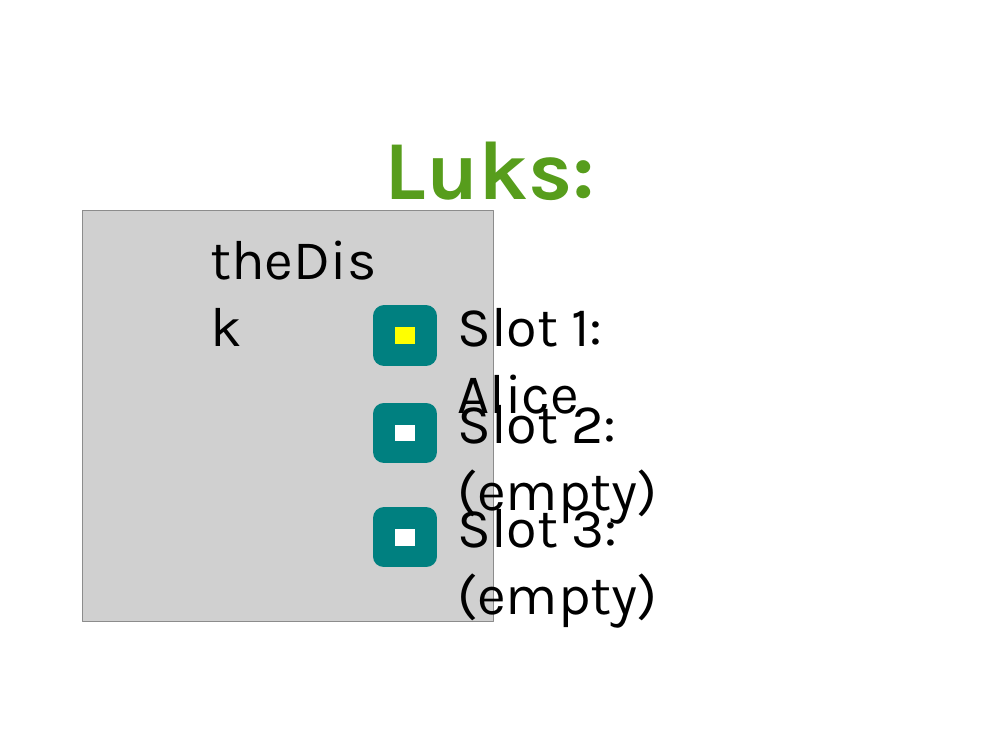
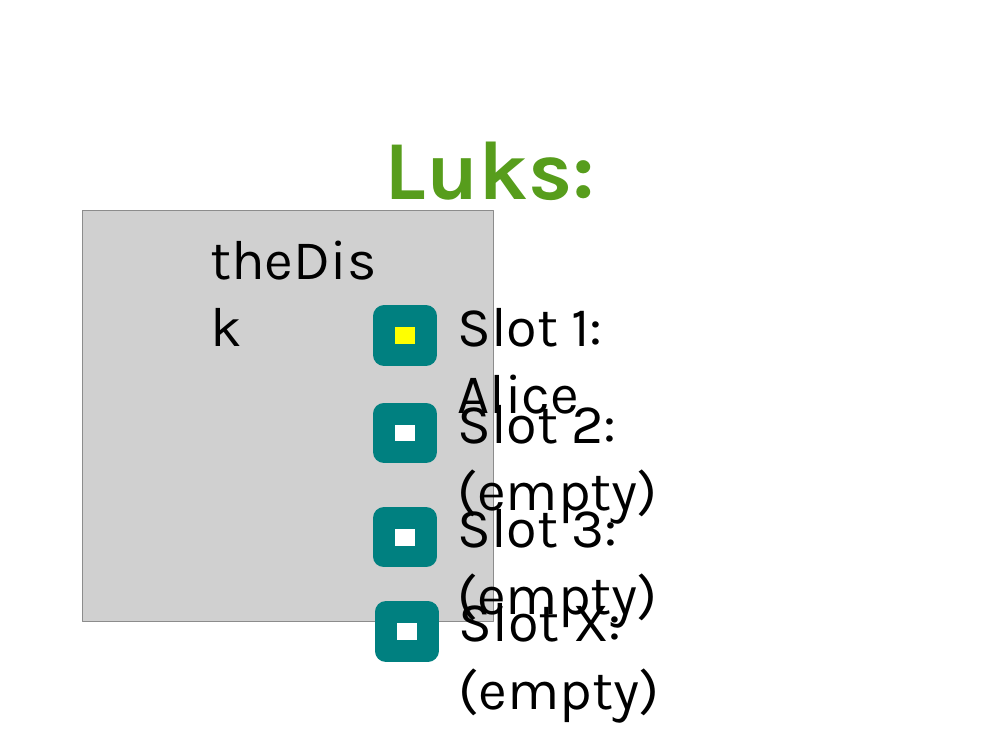
Before and after one commit to arver/arver, a slide deck: slide 9 of presentation/28c3.odp. Drawn at 1008x756 pixels with LibreOffice and Linux fonts; fonts in the diff are those of the drawing; grey boxes stand for pictures. Boxes give left, top, right and bottom in pixels: in the first picture for what was removed or moved away, otherwise in the second. Text is boxed around its words. In the diff, an @@ line names an element or a change of style, - is before the commit and + after.

```diff
--- a/presentation/28c3.odp
+++ b/presentation/28c3.odp
@@ text added at (x1=459, y1=591, x2=659, y2=722), 44 pt, text #000000 @@
+Slot X: (empty)
@@ rectangle added at (x1=386, y1=613, x2=428, y2=651), fill #FFFFFF, outline #008080 17.29 pt @@
```
Also in this commit, not shown: 3 other slides changed.
